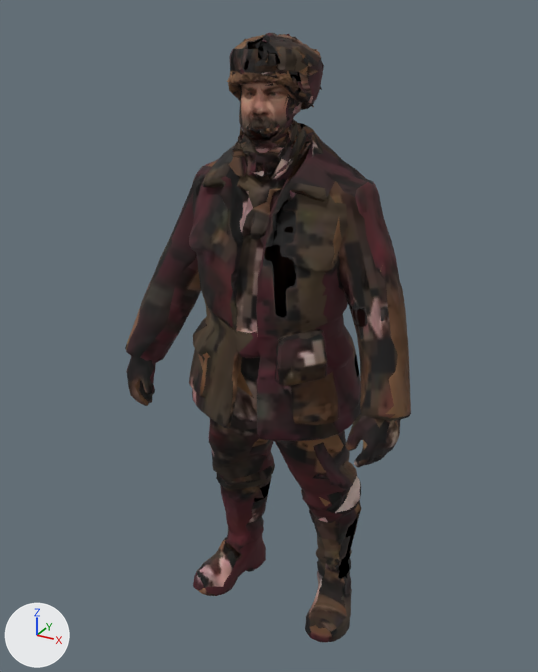
What one commit did to the glTF model public/assets/pine-hollow/npcs/faces-paint/trader.phone.glb.
Rendered twice from a 50 mm lens placed at (0.884, -1.775, 1.847), pointed at (-0.083, -0.017, 0.968). The lights are fixed; the arrows at lower left show +X, +Y and +Z. The first picture is the older version. Where no turn or scale is listed for an object, it has been applied to the vertices. Vertices at exactly the same position are counted once.

Objects in the first picture: 'trader.phone.raw'.
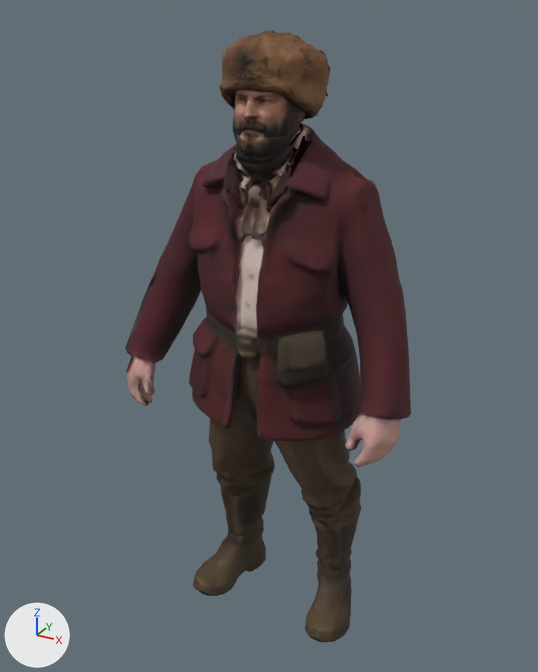
Where the newer file only moved an object's origin or applied its transform, the numbers keep the older frame.

What the commit changed:
me_trader_phone_raw is used by ob_trader_phone_raw; location (-0.05, -0.033, 0.897).
me_trader_phone_raw had 5311 vertices, 10424 faces and spanned x -0.44..0.44, y -0.22..0.22, z -0.9..0.9.
me_trader_phone_raw now has 5221 vertices, 10290 faces and spans x -0.44..0.44, y -0.22..0.22, z -0.9..0.9.
me_trader_phone_raw part 1: 321 vertices moved from x -0.13..0.21, y -0.13..0.11, z 0.54..0.89 to x -0.14..0.21, y -0.16..0.13, z 0.54..0.9; 949 vertices removed from x -0.1..0.11, y -0.13..0.12, z 0.5..0.9; 859 vertices added at x -0.12..0.12, y -0.16..0.14, z 0.48..0.9.
me_trader_phone_raw part 2: 23 vertices moved within x -0.2..0.23, y -0.16..0.16, z -0.4..0.16; 2 vertices removed from x -0.13..0.39, y -0.12..0.14, z -0.26..-0.1; 2 vertices added at x -0.13..0.39, y -0.11..0.14, z -0.27..-0.1.
me_trader_phone_raw part 3: 7981 kept faces spanning x -0.44..0.44, y -0.22..0.22, z -0.9..0.9 get new texture (UV) coordinates.
Other edits to the shape of me_trader_phone_raw do not show in these pictures.

Where the change shows, as pixel boxes [x1, y1, x2, y2] in the pictures (538 x 672 px; the box of a moved part takes in the faces that stretch with it):
'trader.phone.raw', reshaped: before [125, 33, 411, 643]; after [125, 31, 411, 643]
part 1 of me_trader_phone_raw, moved or reshaped: before [226, 33, 362, 204]; after [219, 31, 362, 210]
part 2 of me_trader_phone_raw, moved or reshaped: [203, 333, 357, 472] in both
part 3 of me_trader_phone_raw, surface changed: [125, 43, 411, 643] in both
